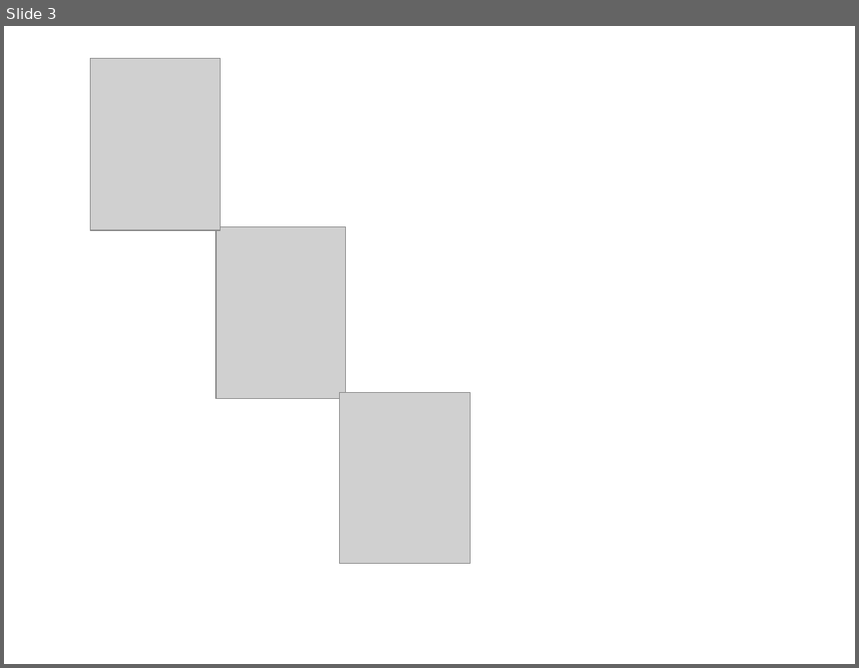
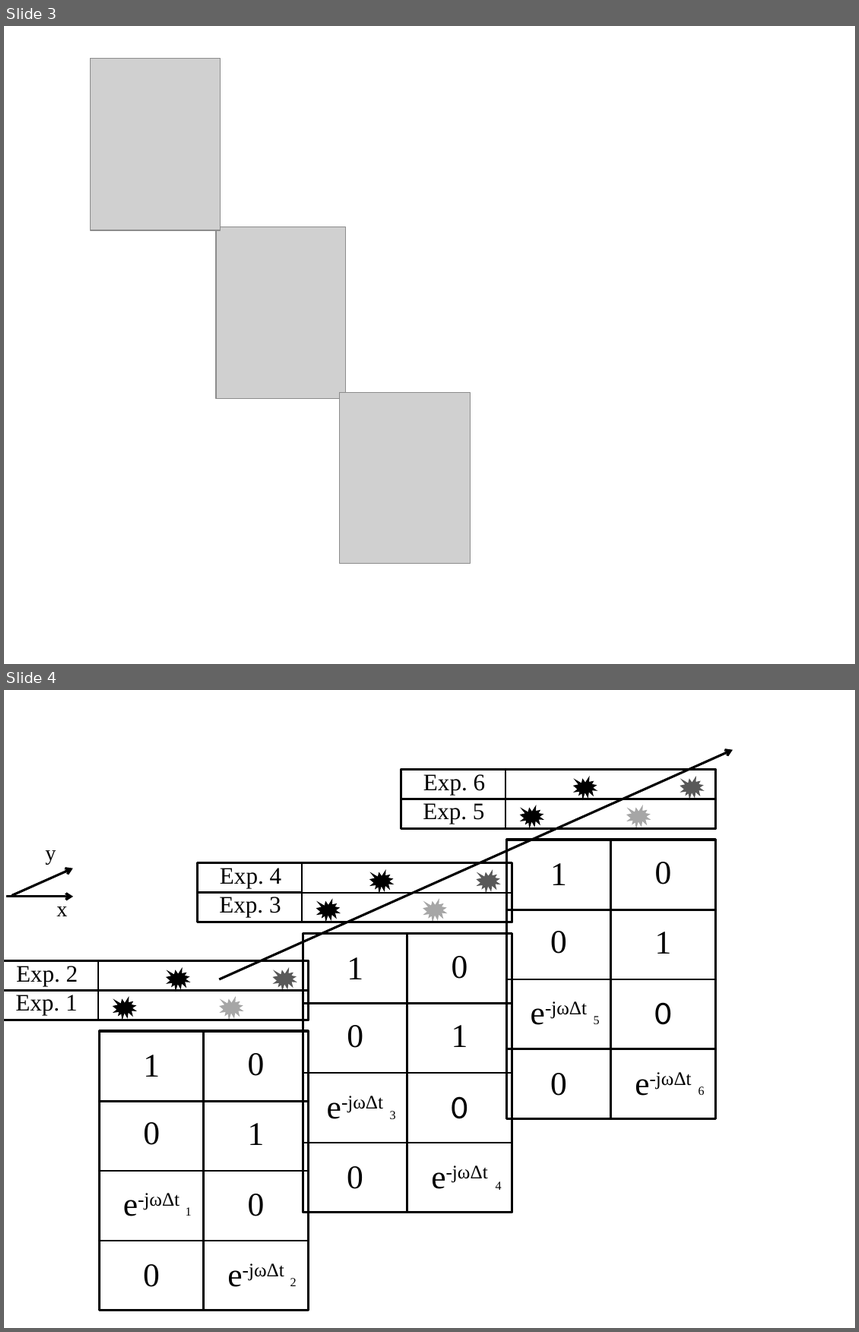
Before and after one commit to CReinicke1992/Thesis, a slide deck: Plots/DrawingsCartesianFormat.pptx. Shown one above the other, each under a label of ours: slide 3 before the commit, slides 3 and 4 after it. The pictures are 859x668 and 859x1332 pixels, drawn with LibreOffice and Linux fonts; fonts in the diff are those of the drawing; grey boxes stand for pictures. Boxes give left, top, right and bottom in pixels: in the first picture for what was removed or moved away, otherwise in the second. Text is boxed around its words. In the diff, an @@ line names an element or a change of style, - is before the commit and + after.

```diff
--- a/Plots/DrawingsCartesianFormat.pptx
+++ b/Plots/DrawingsCartesianFormat.pptx
@@ slide 4 added at <box>4,690,855,1328</box>, background #FFFFFF @@
@@ arrow added from (219, 980) to (733, 749), #000000 2 pt @@
@@ group added at <box>401,769,716,1119</box>: 14 rectangles, 12 texts, 4 irregular seals @@
+0
+0
+0
+0
+1
+1
+e-jωΔt
+e-jωΔt
+6
+5
+Exp. 6
+Exp. 5
@@ arrow added from (42, 916) to (42, 848), #000000 2 pt @@
@@ text added at <box>45,850,56,865</box>, 18 pt, text #000000 @@
+y
@@ group added at <box>197,863,513,1213</box>: 14 rectangles, 12 texts, 4 irregular seals @@
+0
+0
+0
+0
+1
+1
+e-jωΔt
+e-jωΔt
+4
+3
+Exp. 4
+Exp. 3
@@ arrow added from (6, 897) to (73, 897), #000000 2 pt @@
@@ text added at <box>56,901,67,916</box>, 18 pt, text #000000 @@
+x
@@ group added at <box>4,961,310,1310</box>: 14 rectangles, 12 texts, 4 irregular seals @@
+0
+0
+0
+0
+1
+1
+e-jωΔt
+e-jωΔt
+2
+1
+Exp. 2
+Exp. 1
```
Also in this commit, not shown: 6 other files.
